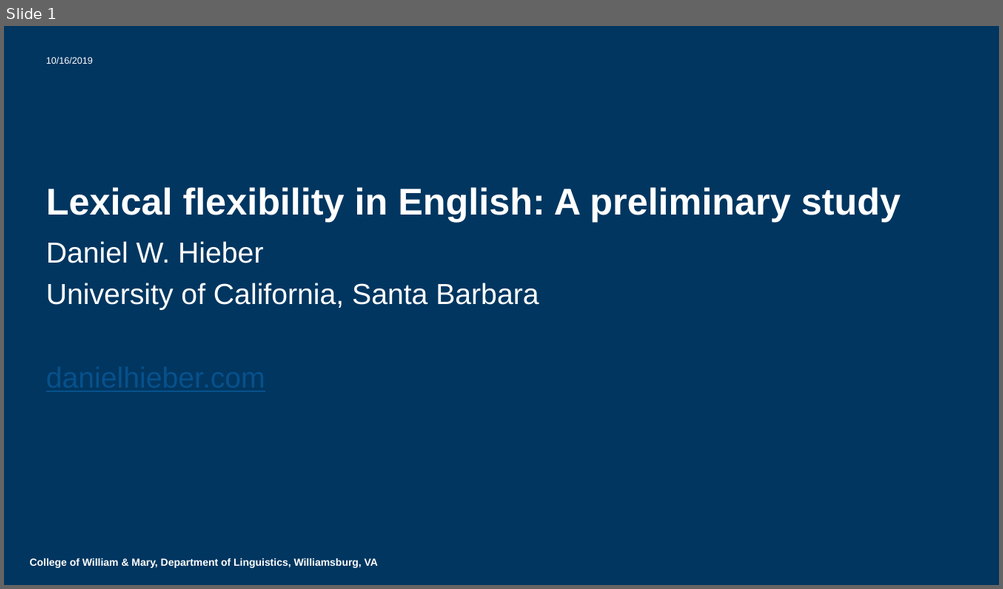
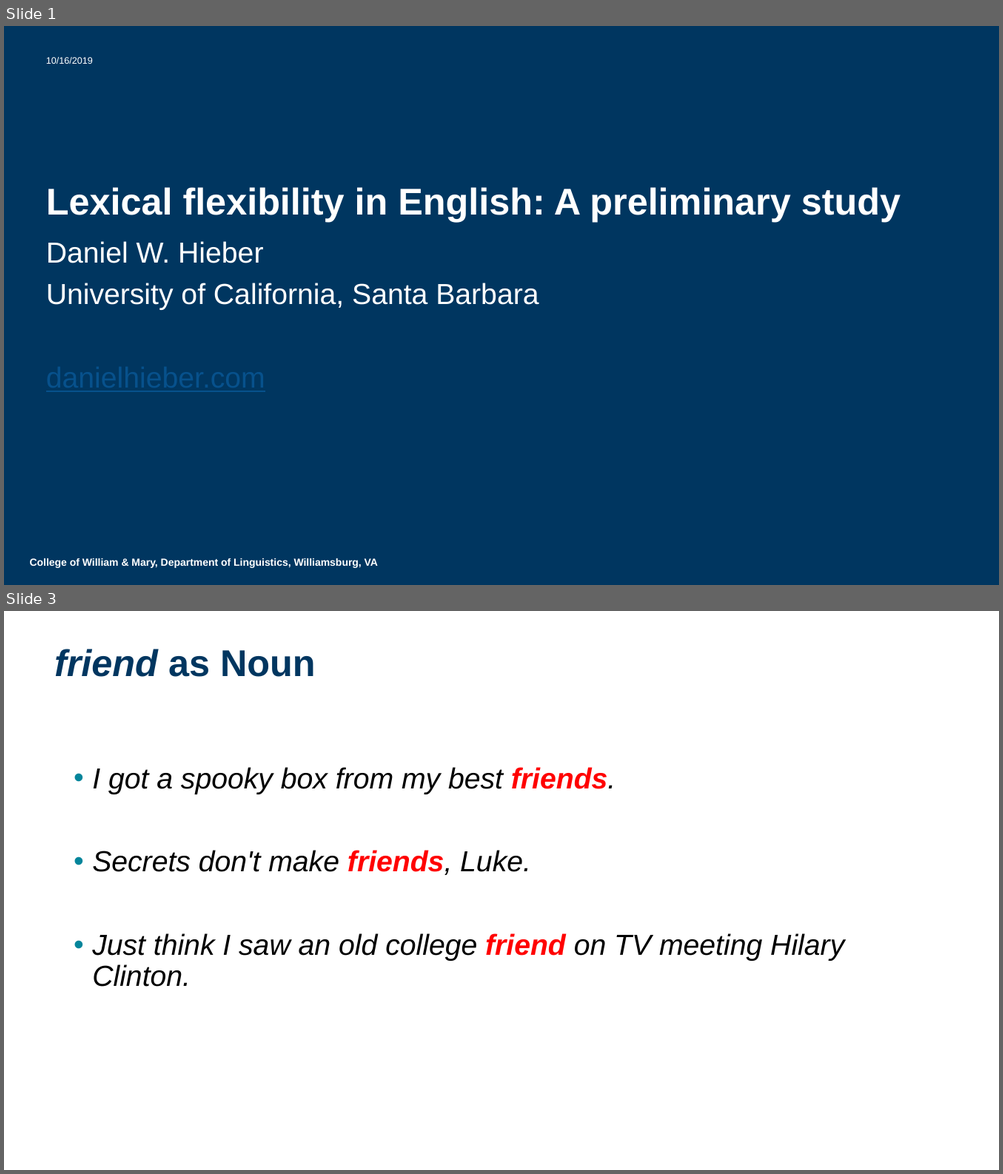
Before and after one commit to dwhieb/dissertation, a slide deck: presentations/Hieber. 2019. Lexical flexibility in English.pptx. Shown one above the other, each under a label of ours: slide 1 before the commit, slides 1 and 3 after it; the slides between them are not shown. The pictures are 1003x589 and 1003x1174 pixels, drawn with LibreOffice and Linux fonts; fonts in the diff are those of the drawing; background and template pictures are left out. Boxes give left, top, right and bottom in pixels: in the first picture for what was removed or moved away, otherwise in the second. Text is boxed around its words. In the diff, an @@ line names an element or a change of style, - is before the commit and + after.

```diff
--- a/presentations/Hieber. 2019. Lexical flexibility in English.pptx
+++ b/presentations/Hieber. 2019. Lexical flexibility in English.pptx
@@ slide 3 added at <box>4,611,999,1170</box>, background #FFFFFF @@
@@ title added at <box>54,649,316,677</box>, 36 pt, text #003660, bold, italic @@
+friend as Noun
@@ text added at <box>92,767,844,987</box>, 28 pt, text #000000, italic @@
+• I got a spooky box from my best friends.
+• Secrets don't make friends, Luke.
+• Just think I saw an old college friend on TV meeting Hilary Clinton.
```
Also in this commit, not shown: 8 other slides added, 1 slide removed, 1 other file.
